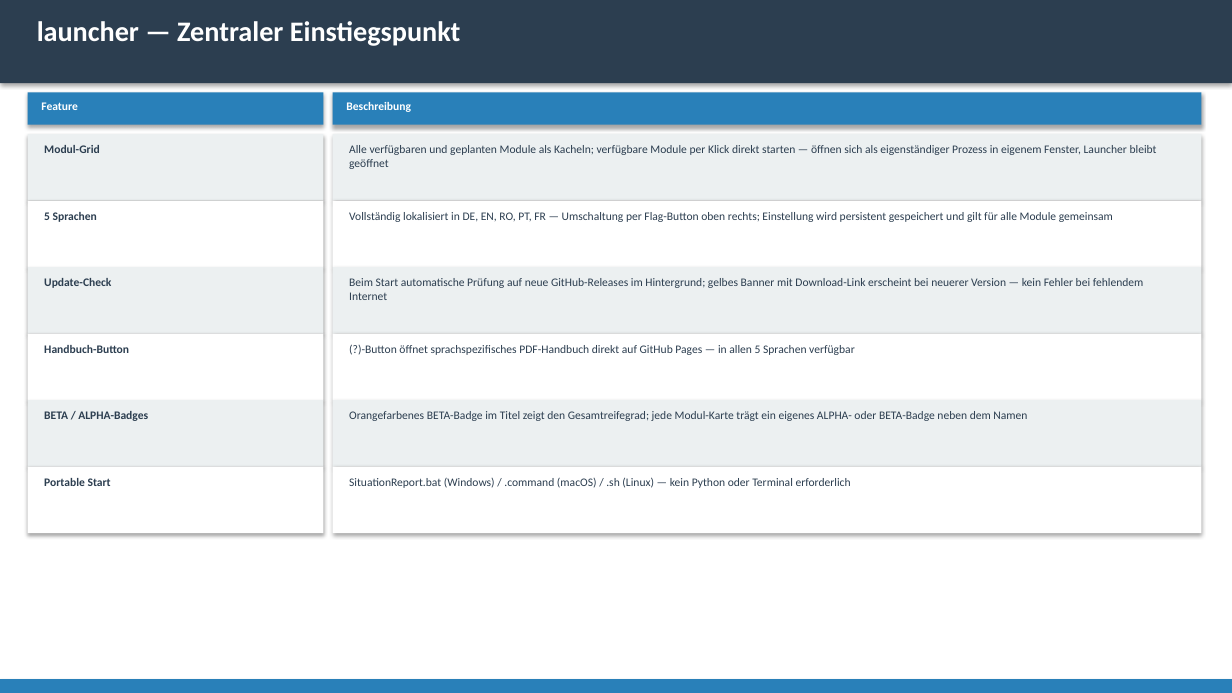
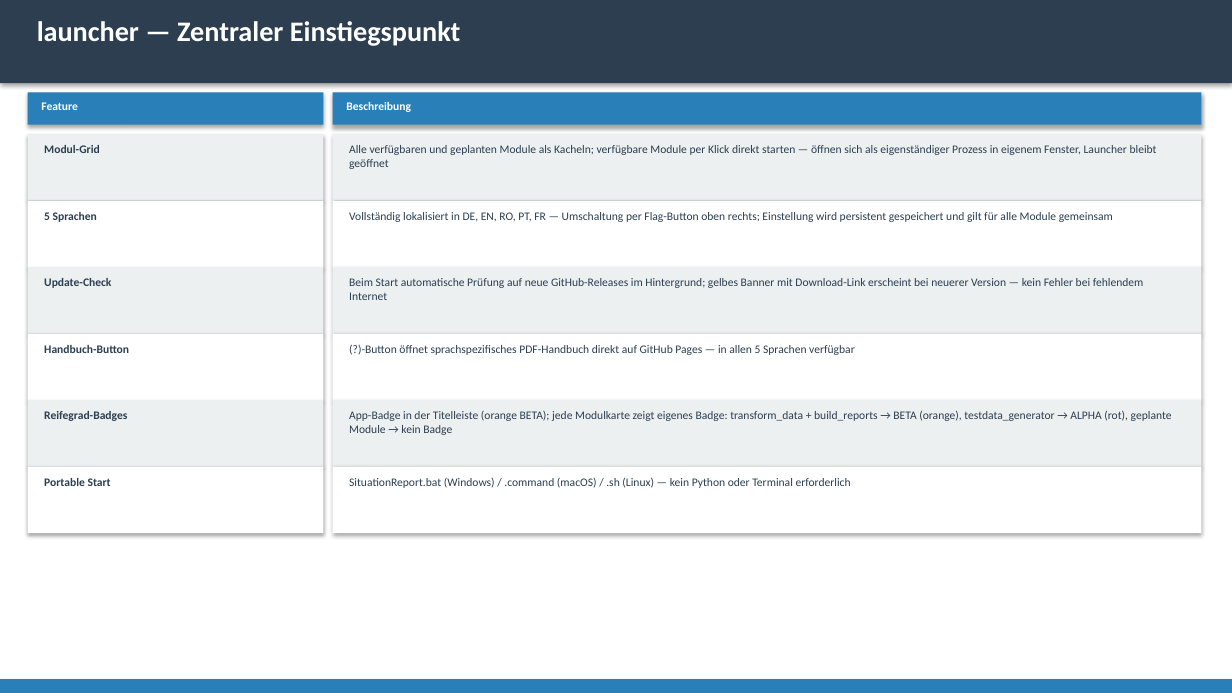
Before and after one commit to Jaegerfeld/situation-report, a slide deck: slide 2 of docs/situation_report_features.pptx. Drawn at 1232x693 pixels with LibreOffice and Linux fonts; fonts in the diff are those of the drawing. Boxes give left, top, right and bottom in pixels: in the first picture for what was removed or moved away, otherwise in the second. Text is boxed around its words. In the diff, an @@ line names an element or a change of style, - is before the commit and + after.

```diff
--- a/docs/situation_report_features.pptx
+++ b/docs/situation_report_features.pptx
@@ text at [44,411,127,421]: text changed @@
-BETA / ALPHA-Badges
+Reifegrad-Badges
@@ text at [349,410,1172,435]: text changed @@
-Orangefarbenes BETA-Badge im Titel zeigt den Gesamtreifegrad; jede Modul-Karte trägt ein eigenes ALPHA- oder BETA-Badge neben dem Namen
+App-Badge in der Titelleiste (orange BETA); jede Modulkarte zeigt eigenes Badge: transform_data + build_reports → BETA (orange), testdata_generator → ALPHA (rot), geplante Module → kein Badge
```
Also in this commit, not shown: 2 other slides changed, 1 slide added, 2 slides removed, 19 other files.
